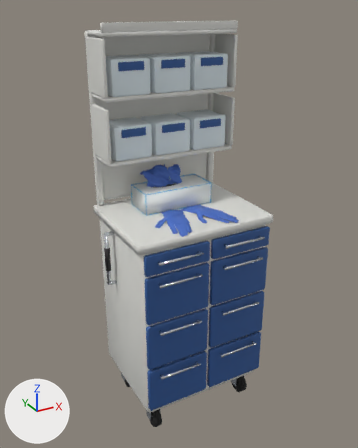
The glTF model assets/models/props/gloves.glb, before and after one commit.
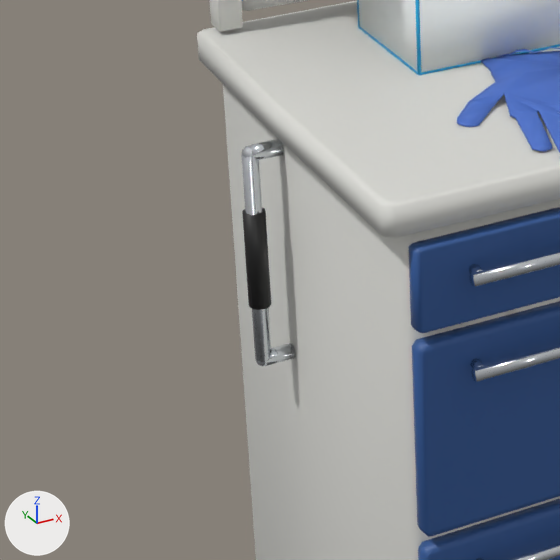
Old and new are each drawn whole from a camera (50 mm lens) standing at (-0.913, -1.64, 1.661) and looking at (-0.009, 0.003, 0.839) and again close up on the part from 13% to 50% of the width and 44% to 74% of the height. Arrows for +X, +Y and +Z are at lower left; the lights stay in place. The older version's two pictures come first. Vertices at exactly the same position are counted once.

Objects in the first close-up: 'Box', 'Cabinet', 'Drawers', 'Gloves', 'Grip', 'Handles', 'Organizer', 'Print'.
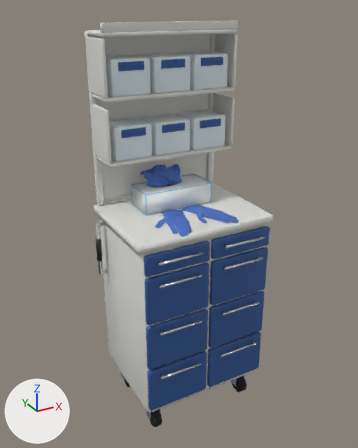
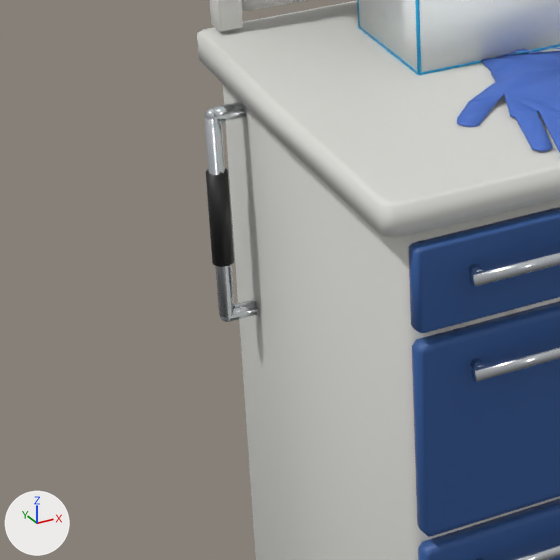
The change, as a diff of the scene's bpy script:
```diff
--- a/assets/models/props/gloves.glb.py
+++ b/assets/models/props/gloves.glb.py
@@ me_grip @@
 # used by ob_grip; location = (0.0, 0.0, 0.0)
-me_grip.from_pydata(...)  # 26 vertices, 48 faces; spans x -0.321..-0.299, y 0.039..0.061, z 0.68..0.78
+me_grip.from_pydata(...)  # 26 vertices, 48 faces; spans x -0.321..-0.299, y 0.139..0.161, z 0.68..0.78
+# me_grip part 1: the whole mesh is moved by (0.0, 0.1, 0.0)
 me_grip.materials.append(mat_black_plastic)
@@ me_handles @@
 # used by ob_handles; location = (0.0, 0.0, 0.0)
-me_handles.from_pydata(...)  # 604 vertices, 1112 faces; spans x -0.318..0.23, y -0.258..0.058, z 0.316..0.848
+me_handles.from_pydata(...)  # 604 vertices, 1112 faces; spans x -0.318..0.23, y -0.258..0.158, z 0.316..0.848
+# me_handles part 2: the loose piece of 140 vertices spanning x -0.318..-0.28, y 0.042..0.058, z 0.612..0.848 is moved by (0.0, 0.1, 0.0)
 me_handles.materials.append(mat_chrome)
```

Where the change shows, as pixel boxes [x1, y1, x2, y2] in the close-ups (560 x 560 px; the box of a moved part takes in the faces that stretch with it):
'Handles', reshaped: before [242, 139, 560, 560]; after [204, 102, 560, 560]
'Grip', moved: before [242, 207, 271, 310]; after [206, 168, 234, 267]
part 2 of me_handles, moved or reshaped: before [242, 139, 295, 366]; after [204, 102, 258, 322]
